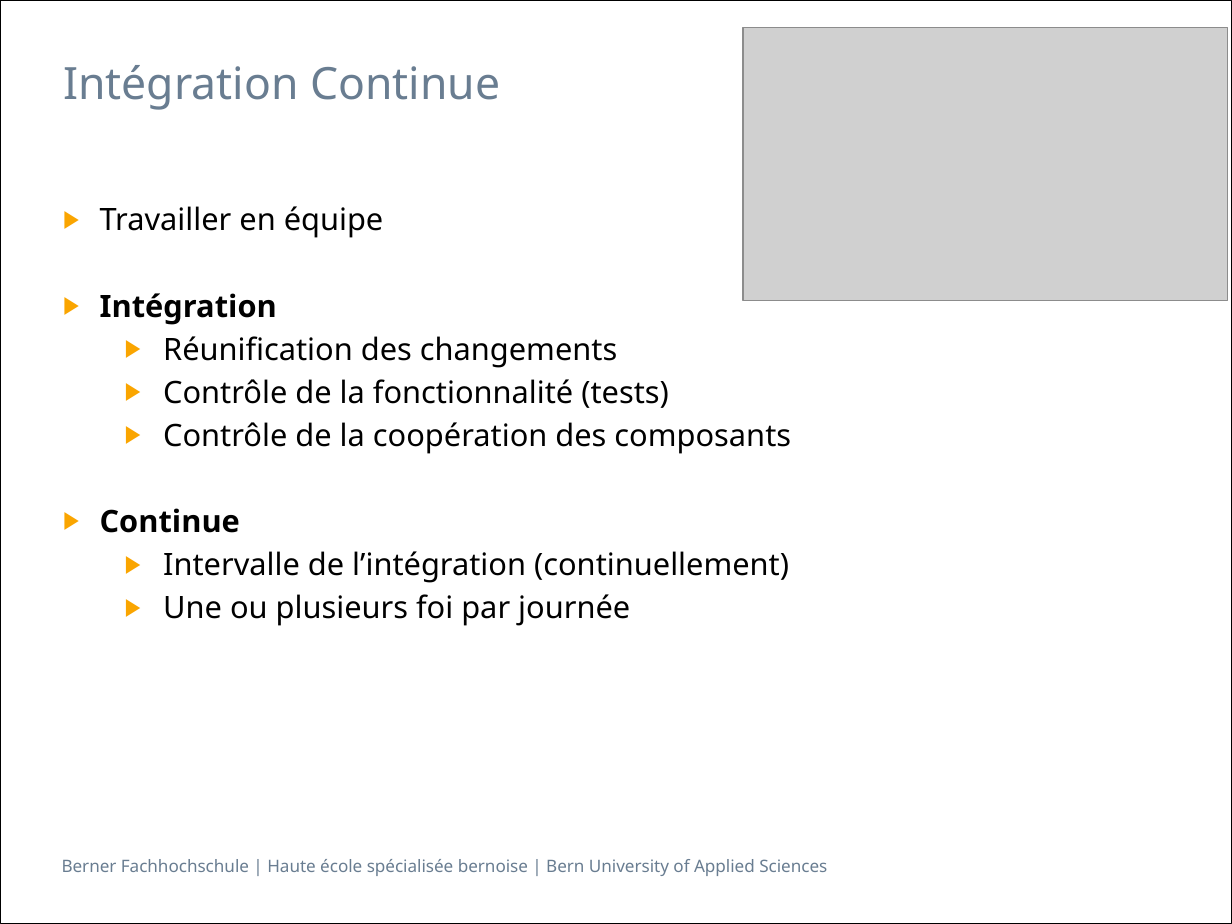
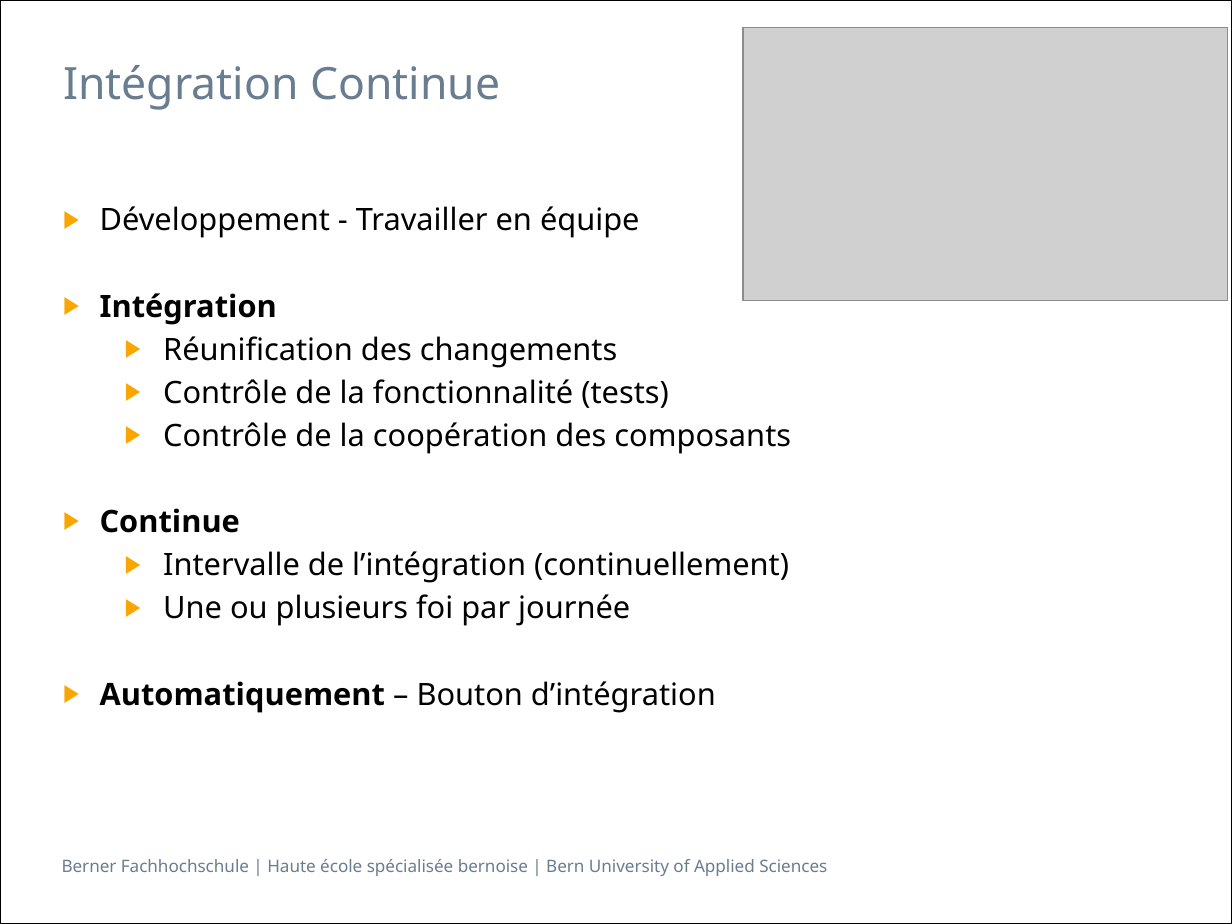
Before and after one commit to h3ll5ur7er/InfoSeminar, a slide deck: slide 5 of continuousIntegration/Infseminar_IntegrationContinue_aescd5.pptx. Drawn at 1232x924 pixels with LibreOffice and Linux fonts; fonts in the diff are those of the drawing; grey boxes stand for pictures. Boxes give left, top, right and bottom in pixels: in the first picture for what was removed or moved away, otherwise in the second. Text is boxed around its words. In the diff, an @@ line names an element or a change of style, - is before the commit and + after.

```diff
--- a/continuousIntegration/Infseminar_IntegrationContinue_aescd5.pptx
+++ b/continuousIntegration/Infseminar_IntegrationContinue_aescd5.pptx
@@ text at <box>100,206,640,238</box>: text changed @@
-▶ Travailler en équipe
+▶ Développement - Travailler en équipe
@@ text at <box>100,681,716,713</box>: paragraph added @@
+▶ Automatiquement – Bouton d’intégration
```
Also in this commit, not shown: 11 other slides changed, 1 other file.
